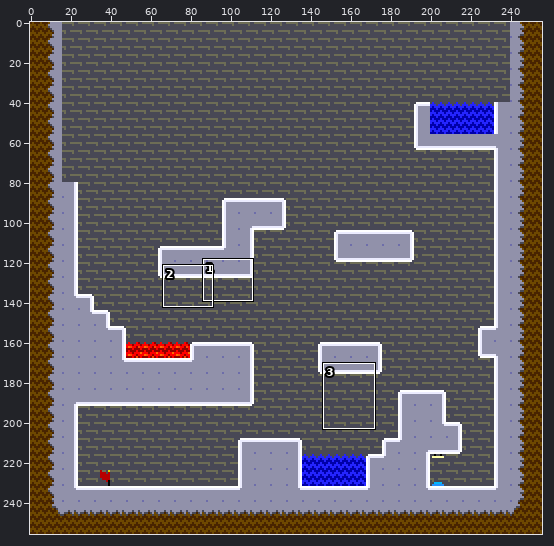
Pixel-art file -- aseprite work/level 1.aseprite. The picture above shows the old version from afar; the outline marks the close-up.
Close-up. As it was:
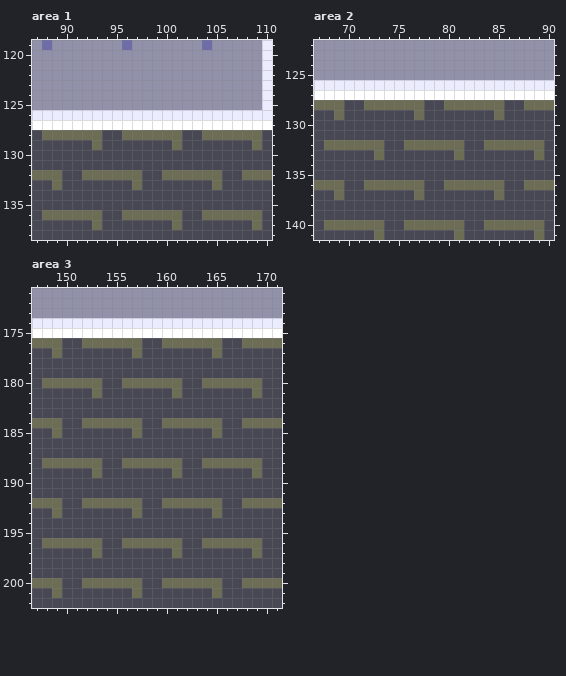
256x256 pixels, 1 frame. Shown: area 1: x 87..110, y 119..138; area 2: x 67..90, y 122..141; area 3: x 147..171, y 171..202. The commit also changed other parts of the picture, which this record leaves out.
The result:
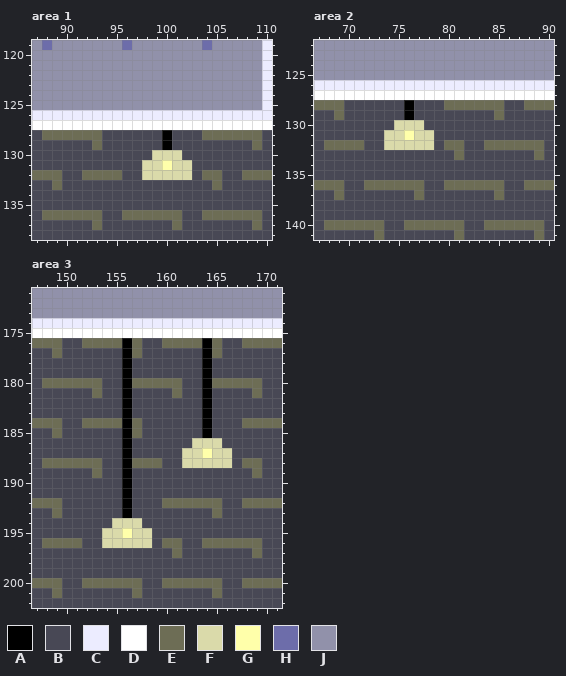
Palette (. is transparent): A #000000  B #484855  C #ececff  D #ffffff  E #6d6d55  F #dadaaa  G #ffffaa  H #6d6daa  J #9191aa
What changed:
Area 1, layer "Tilemap 1":
y 128: x 96..101 EEEEEE -> BBBBAB
y 129: x 100..101 BE -> AB
y 130: x 99..101 BBB -> FFF
y 131: x 98..102 BBBBB -> FFGFF
y 132: x 96..103 EEBBEEEE -> BBFFFFFB
y 133: x 97 E -> B
Area 2, layer "Tilemap 1":
y 128: x 72..77 EEEEEE -> BBBBAB
y 129: x 76..77 BE -> AB
y 130: x 75..77 BBB -> FFF
y 131: x 74..78 BBBBB -> FFGFF
y 132: x 72..79 EEBBEEEE -> BBFFFFFB
y 133: x 73 E -> B
Area 3, layer "Tilemap 1":
y 176: x 156 E -> A; x 164 E -> A
y 177..179: x 156 B -> A; x 164 B -> A
y 180: x 156 E -> A; x 164 E -> A
y 181..183: x 156 B -> A; x 164 B -> A
y 184: x 156 E -> A; x 160..165 EEEEEE -> BBBBAB
y 185: x 156 B -> A; x 164..165 BE -> AB
y 186: x 156 B -> A; x 163..165 BBB -> FFF
y 187: x 156 B -> A; x 162..166 BBBBB -> FFGFF
y 188: x 156 E -> A; x 160..167 EEBBEEEE -> BBFFFFFB
y 189: x 156 B -> A; x 161 E -> B
y 190..191: x 156 B -> A
y 192: x 152..157 EEEEEE -> BBBBAB
y 193: x 156..157 BE -> AB
y 194: x 155..157 BBB -> FFF
y 195: x 154..158 BBBBB -> FFGFF
y 196: x 152..159 EEBBEEEE -> BBFFFFFB
y 197: x 153 E -> B
Boxes around the changes in both close-ups, in picture pixels (x1, y1, x2, y2):
changed: (122, 130, 202, 190)
changed: (364, 100, 444, 160)
changed: (82, 338, 242, 558)
